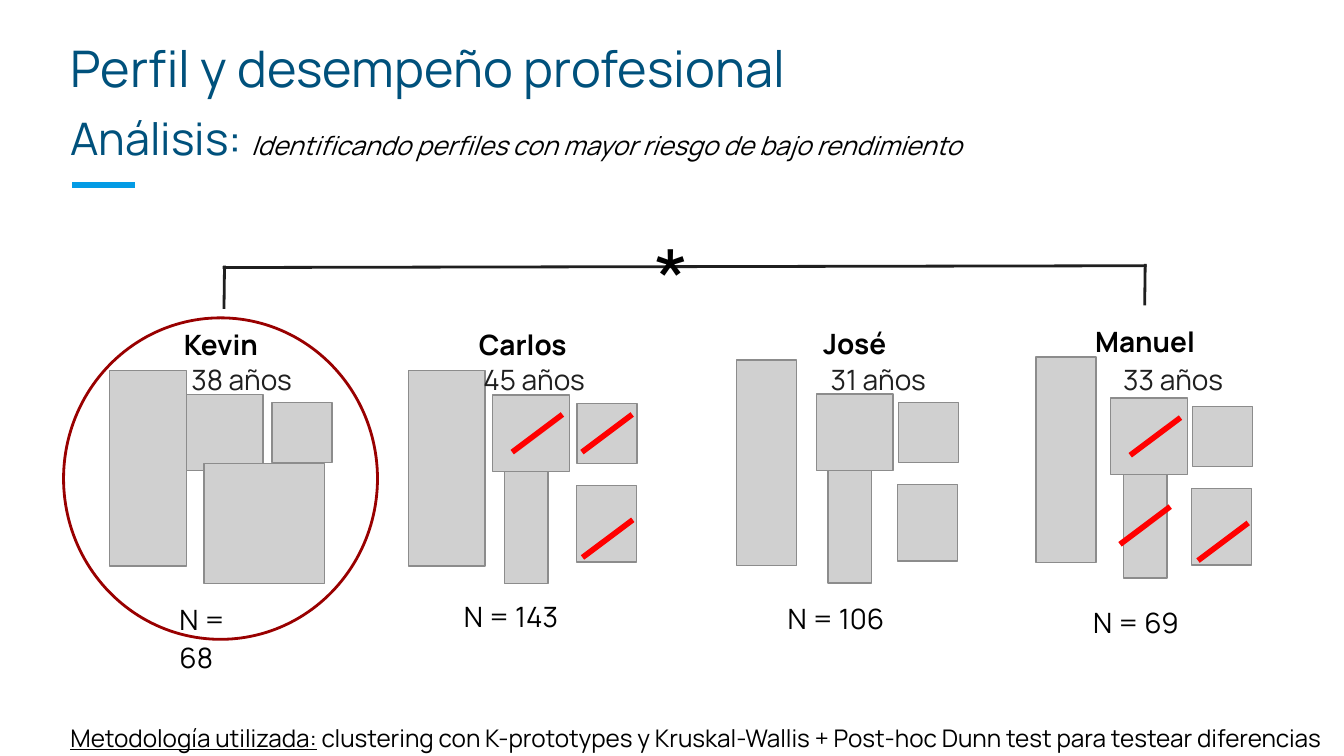
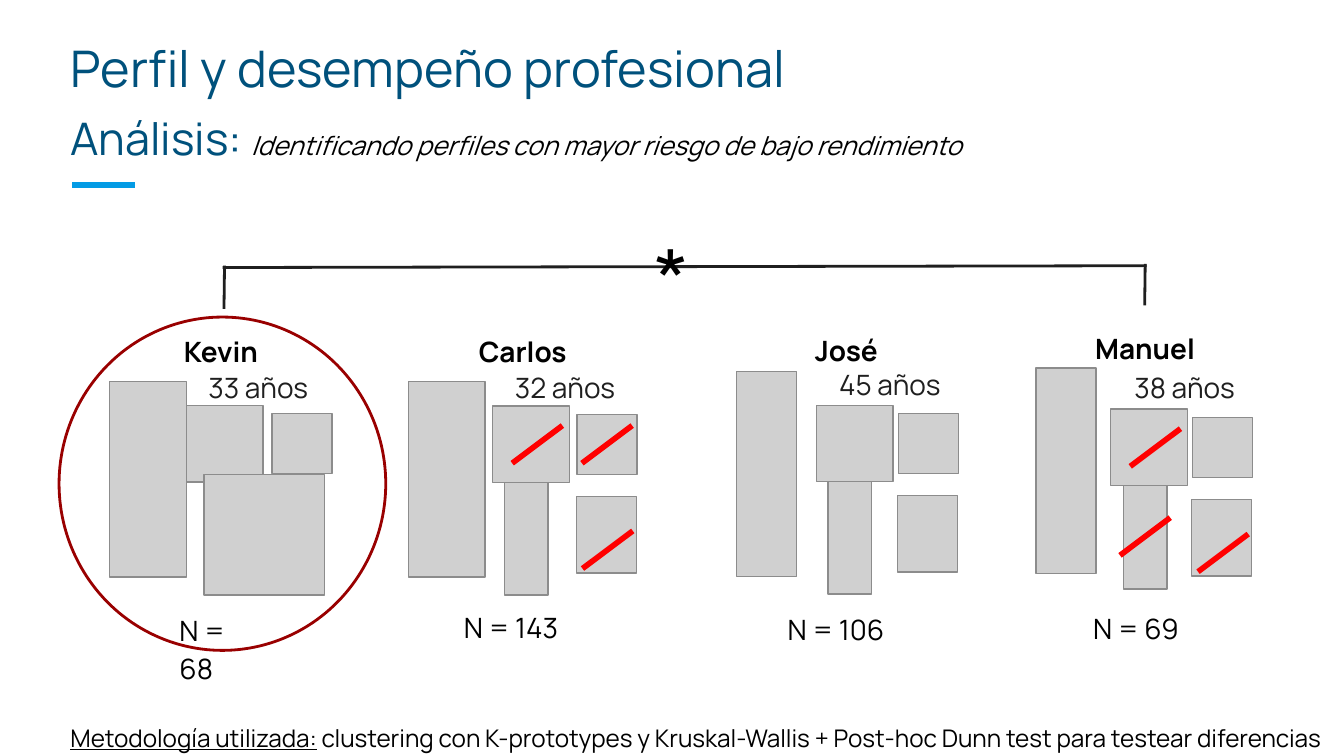
Before and after one commit to ITACADEMYprojectes/ProjecteData, a slide deck: slide 5 of Equip_15/Results/PresentacionResultados_071025.pptx. Drawn at 1344x756 pixels with LibreOffice and Linux fonts; fonts in the diff are those of the drawing; grey boxes stand for pictures. Boxes give left, top, right and bottom in pixels: in the first picture for what was removed or moved away, otherwise in the second. Text is boxed around its words. In the diff, an @@ line names an element or a change of style, - is before the commit and + after.

```diff
--- a/Equip_15/Results/PresentacionResultados_071025.pptx
+++ b/Equip_15/Results/PresentacionResultados_071025.pptx
@@ ellipse: place and size @@
-ellipse at (63,319,378,640)
+ellipse at (59,317,386,650)
@@ 4 texts: place and size @@
-4 texts at (184,331,1195,634)
+4 texts at (184,338,1195,640)
@@ text "José": place and size @@
-text "José" at (823,331,886,355)
+text "José" at (815,338,878,362)
@@ text "33 años": place and size @@
-text "33 años" at (1123,369,1223,398)
+text "33 años" at (208,377,308,406)
@@ text "45 años" rewrapped from (483,369,585,398) to (839,374,940,396) @@
@@ text "38 años" rewrapped from (191,369,292,398) to (1134,377,1235,399) @@
@@ text added at (515,377,615,406), 15 pt, text #1F1F1F @@
+32 años
@@ text removed at (831,369,926,398) @@
-31 años
@@ 19 pictures, 6 lines, 3 texts: place and size @@
-19 pictures, 6 lines, 3 texts at (110,358,1253,669)
+19 pictures, 6 lines, 3 texts at (110,368,1253,680)
```
Also in this commit, not shown: 1 other slide changed.
